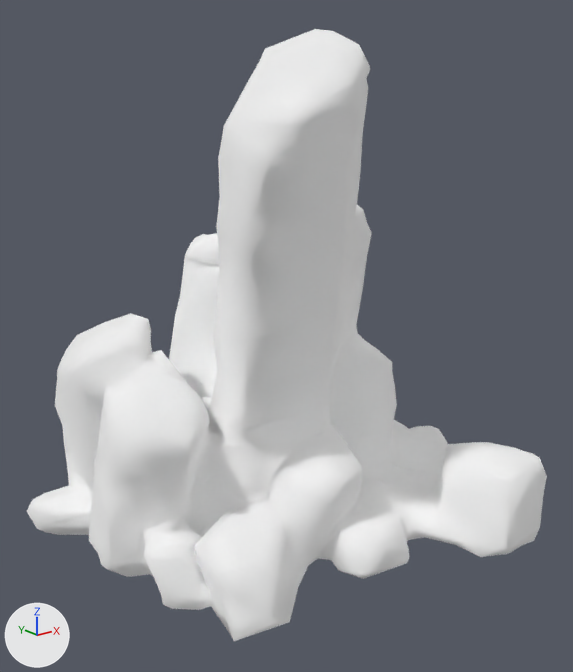
A saved change to the glTF model src/assets/models/environment/snow/snow-rock-2/scene.glb.
Before and after are seen from a 50 mm camera at (-65.5, -81.2, 59.0) aimed at (-0.8, -0.4, 26.7). Every picture has the same lights, and +X, +Y and +Z are marked at lower left. The picture after the commit comes second. Where no turn or scale is listed for an object, it has been applied to the vertices.

Before the edit, the objects in view are built like this:
```python
me_object_0 = bpy.data.meshes.new('Object_0')
me_object_0.from_pydata(...)  # 1530 vertices, 3005 faces; spans x -32.5..26.9, y -29.3..36.3, z 0.1..64.9
me_object_0.materials.append(mat_material_0)  # white #ffffff
ob_object_2 = bpy.data.objects.new('Object_2', me_object_0)
ob_object_2.location = (0.0, 0.0, 0.0)
```
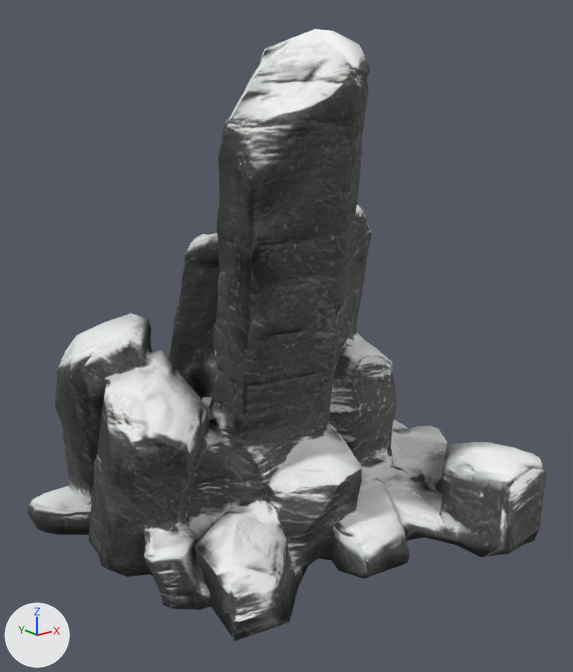
Pixel boxes [x1, y1, x2, y2] of what changed, in the pictures (573 x 672 px):
'Object_2', recoloured (white to grey): [26, 29, 547, 641] in both

Diff of the bpy script that builds the scene:
```diff
--- a/src/assets/models/environment/snow/snow-rock-2/scene.glb.py
+++ b/src/assets/models/environment/snow/snow-rock-2/scene.glb.py
@@ img_material_0_diffuse @@
+img_material_0_diffuse = load_image('material_0_diffuse', '_unpacked/material_0_diffuse', 2048, 2048, 'sRGB')
@@ img_material_0_normal @@
+img_material_0_normal = load_image('material_0_normal', '_unpacked/material_0_normal', 2048, 2048, 'Non-Color')
@@ mat_material_001 @@
+mat_material_001 = bpy.data.materials.new('Material.001')
+# uses the picture img_material_0_diffuse
+# uses the picture img_material_0_normal
@@ me_object_0 @@
 me_object_0.from_pydata(...)  # 1530 vertices, 3005 faces; spans x -32.5..26.9, y -29.3..36.3, z 0.1..64.9
-me_object_0.materials.append(mat_material_0)  # white #ffffff
+me_object_0.materials.append(mat_material_001)
```
